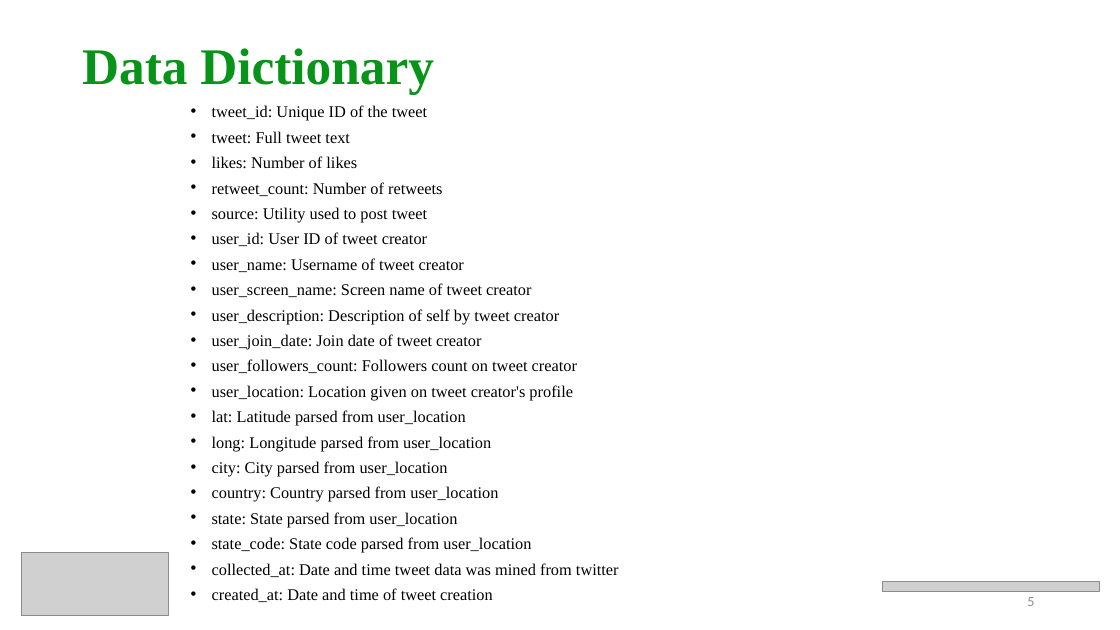
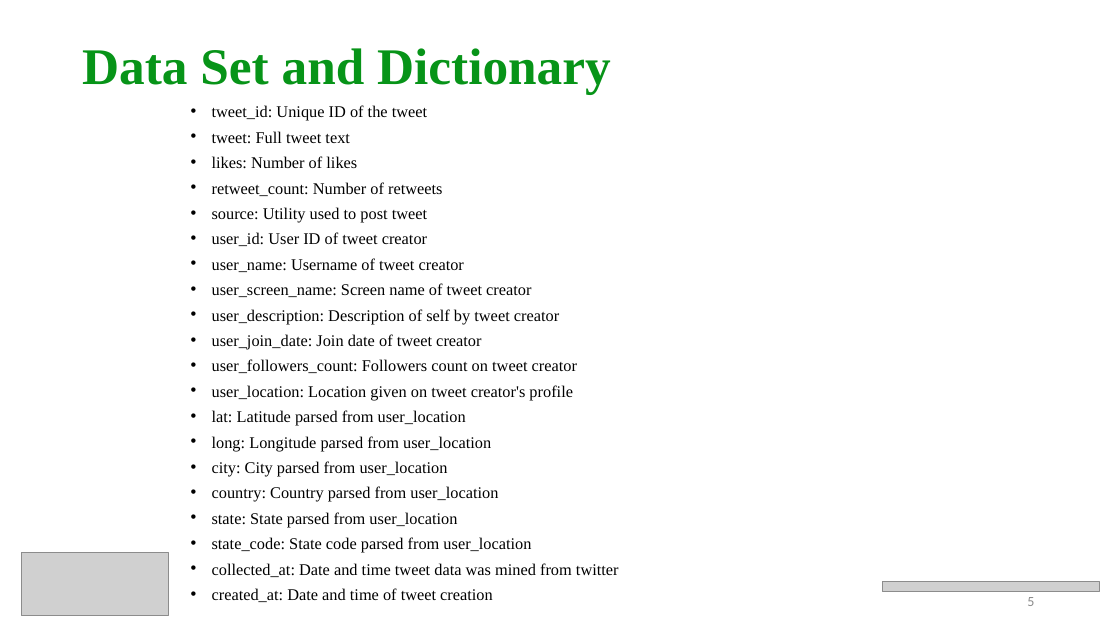
Before and after one commit to prithvikolla/Data-Visualization, a slide deck: slide 5 of Data-Visualization/Final Project/Kolla_FinalProject.pptx. Drawn at 1120x630 pixels with LibreOffice and Linux fonts; fonts in the diff are those of the drawing; grey boxes stand for pictures. Boxes give left, top, right and bottom in pixels: in the first picture for what was removed or moved away, otherwise in the second. Text is boxed around its words. In the diff, an @@ line names an element or a change of style, - is before the commit and + after.

```diff
--- a/Data-Visualization/Final Project/Kolla_FinalProject.pptx
+++ b/Data-Visualization/Final Project/Kolla_FinalProject.pptx
@@ title at (82, 48, 611, 95): text changed @@
-Data Dictionary
+Data Set and Dictionary
```
Also in this commit, not shown: 6 other slides changed, 1 other file.
